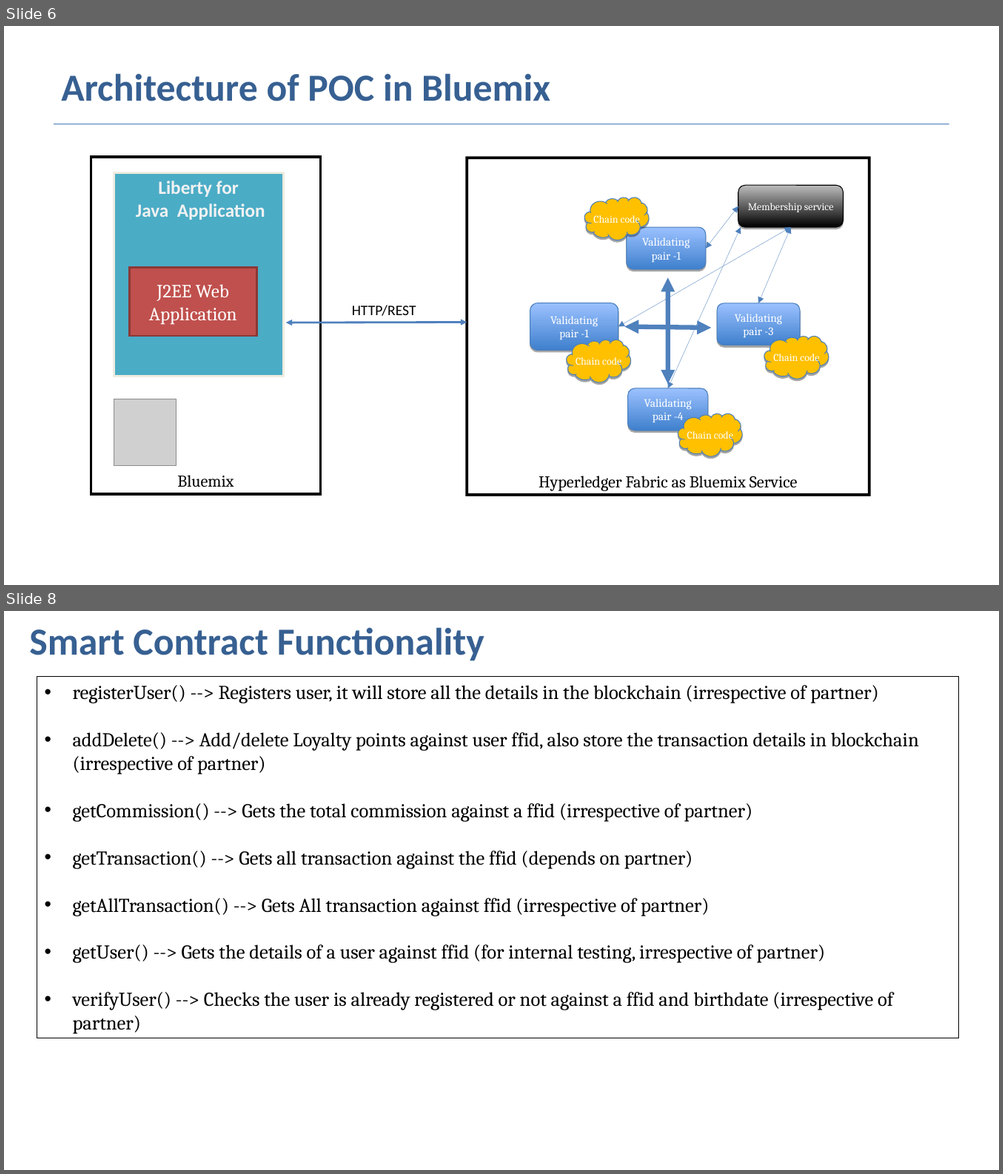
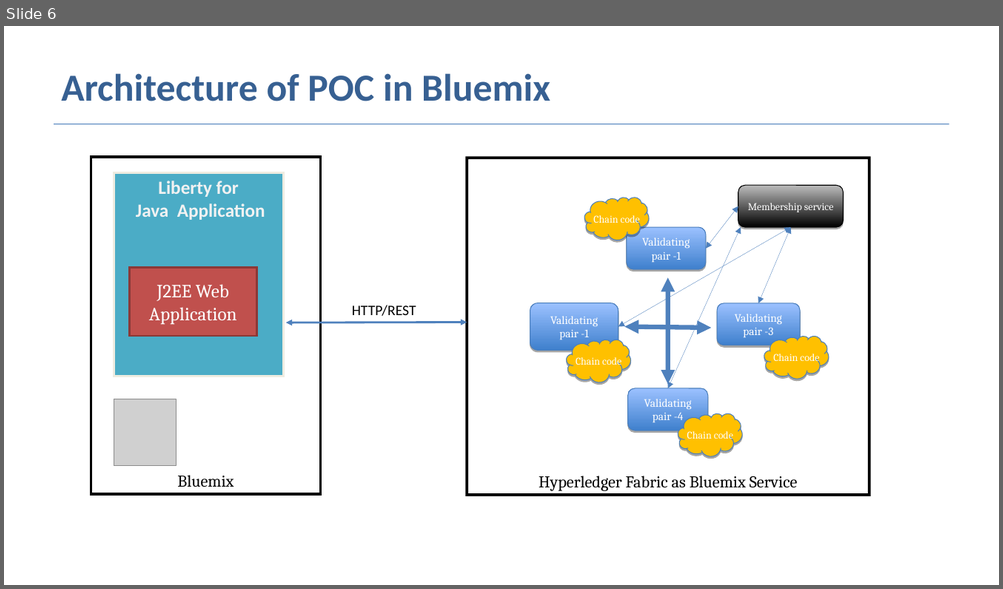
Before and after one commit to DonJays/Jay-BlockChain, a slide deck: BlockChain_CTAC_Commisioning_v1.0.ppt. Shown one above the other, each under a label of ours: slides 6 and 8 before the commit, slide 6 after it; the slides between them are not shown. The pictures are 1003x1174 and 1003x589 pixels, drawn with LibreOffice and Linux fonts; fonts in the diff are those of the drawing; grey boxes stand for pictures. Boxes give left, top, right and bottom in pixels: in the first picture for what was removed or moved away, otherwise in the second. Text is boxed around its words. In the diff, an @@ line names an element or a change of style, - is before the commit and + after.

```diff
--- a/BlockChain_CTAC_Commisioning_v1.0.ppt
+++ b/BlockChain_CTAC_Commisioning_v1.0.ppt
@@ slide 8 removed at <box>4,611,999,1170</box>, background #FFFFFF @@
@@ text removed at <box>29,627,484,661</box> @@
-Smart Contract Functionality
@@ rectangle removed at <box>37,677,958,1038</box> @@
-• registerUser() --> Registers user, it will store all the details in the blockchain (irrespective of partner)
-• addDelete() --> Add/delete Loyalty points against user ffid, also store the transaction details in blockchain (irrespective of partner)
-• getCommission() --> Gets the total commission against a ffid (irrespective of partner)
-• getTransaction() --> Gets all transaction against the ffid (depends on partner)
-• getAllTransaction() --> Gets All transaction against ffid (irrespective of partner)
-• getUser() --> Gets the details of a user against ffid (for internal testing, irrespective of partner)
-• verifyUser() --> Checks the user is already registered or not against a ffid and birthdate (irrespective of partner)
```
Also in this commit, not shown: 4 slides changed, 1 slide added.
